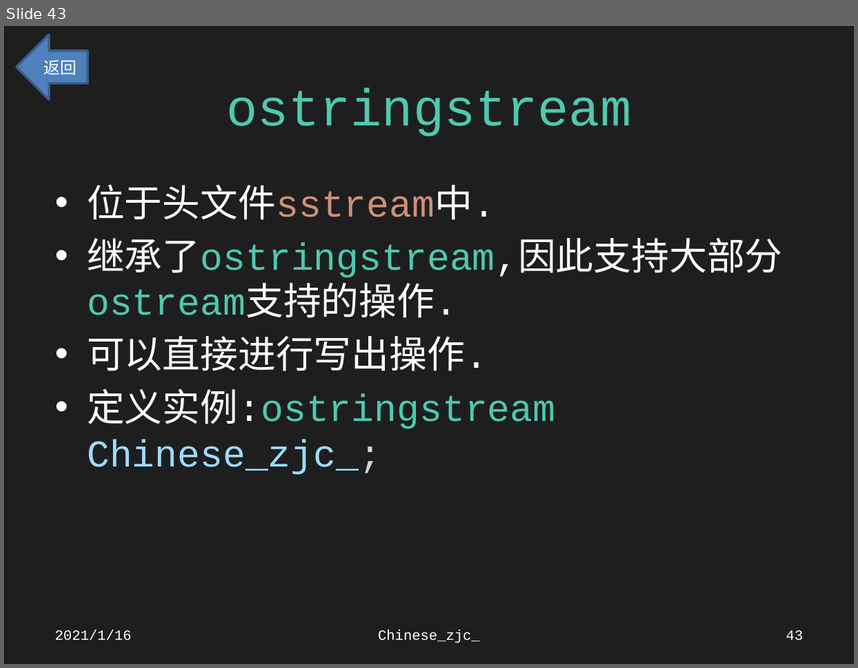
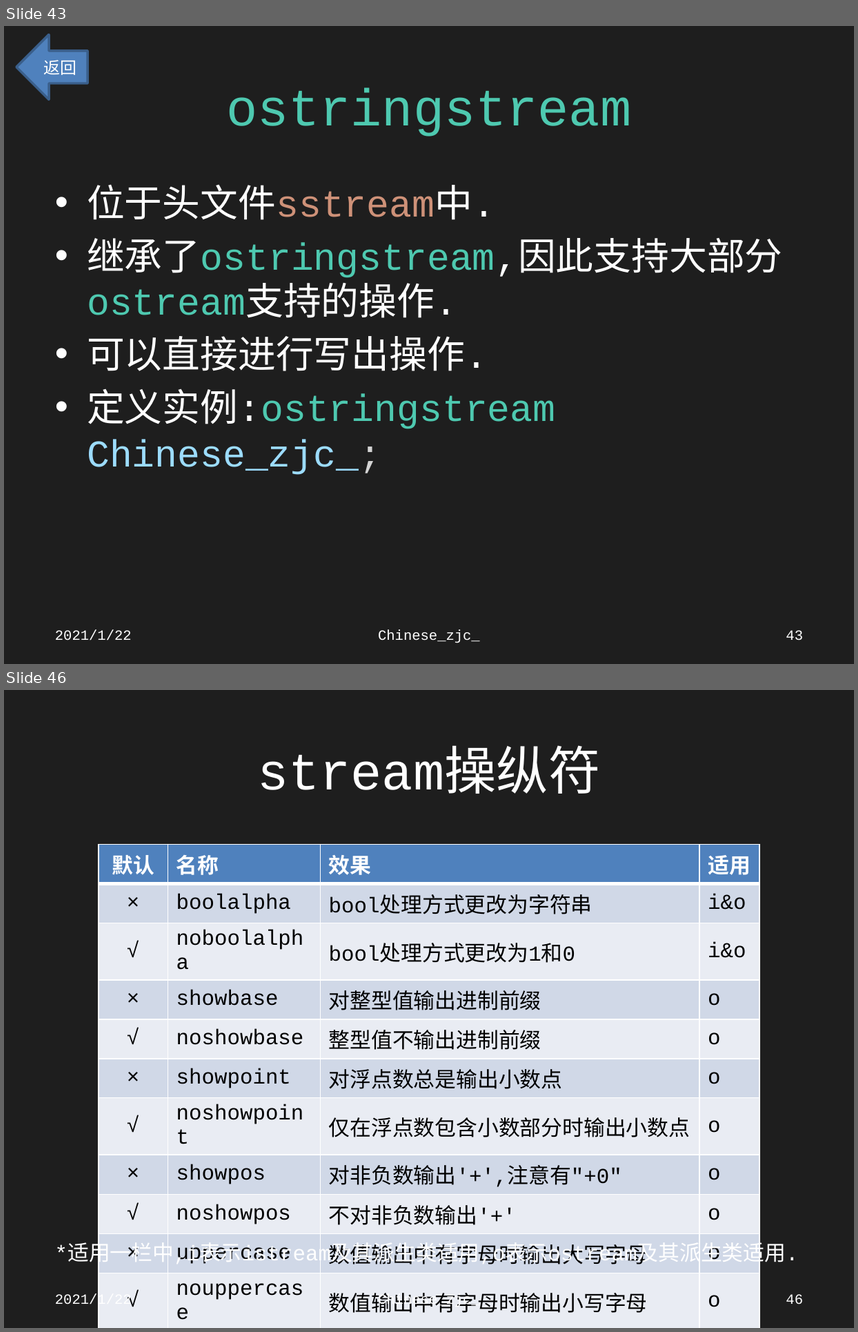
Before and after one commit to Chinesezjc/Solved-Problems, a slide deck: STL.pptx. Shown one above the other, each under a label of ours: slide 43 before the commit, slides 43 and 46 after it; the slides between them are not shown. The pictures are 858x668 and 858x1332 pixels, drawn with LibreOffice and Linux fonts; fonts in the diff are those of the drawing. Boxes give left, top, right and bottom in pixels: in the first picture for what was removed or moved away, otherwise in the second. Text is boxed around its words. In the diff, an @@ line names an element or a change of style, - is before the commit and + after.

Commit message:
Chinese_zjc_

```diff
--- a/STL.pptx
+++ b/STL.pptx
@@ slide 46 added at [4, 690, 854, 1328], background #1E1E1E @@
@@ title added at [257, 751, 600, 793], 44 pt, text #FFFFFF @@
+stream操纵符
@@ table added at [99, 844, 759, 1315], 11 rows, 4 columns @@
+默认 | 名称 | 效果 | 适用
+× | boolalpha | bool处理方式更改为字符串 | i&o
+√ | noboolalpha | bool处理方式更改为1和0 | i&o
+× | showbase | 对整型值输出进制前缀 | o
+√ | noshowbase | 整型值不输出进制前缀 | o
+× | showpoint | 对浮点数总是输出小数点 | o
+√ | noshowpoint | 仅在浮点数包含小数部分时输出小数点 | o
+× | showpos | 对非负数输出'+',注意有"+0" | o
+√ | noshowpos | 不对非负数输出'+' | o
+× | uppercase | 数值输出中有字母时输出大写字母 | o
+√ | nouppercase | 数值输出中有字母时输出小写字母 | o
@@ text added at [55, 1245, 799, 1266], 18 pt, text #FFFFFF @@
+*适用一栏中,i表示istream及其派生类适用,o表示ostream及其派生类适用.
@@ text added at [55, 1293, 132, 1308], 12 pt, text #FFFFFF @@
+2021/1/22
@@ text added at [378, 1293, 480, 1308], 12 pt, text #FFFFFF @@
+Chinese_zjc_
@@ page number added at [786, 1294, 803, 1303], 12 pt, text #FFFFFF @@
+46
@@ slide 43 changed as well @@
@@ text at [55, 629, 132, 640]: text changed @@
-2021/1/16
+2021/1/22
```
Also in this commit, not shown: 163 other slides changed, 85 other slides added, 42 other files.
